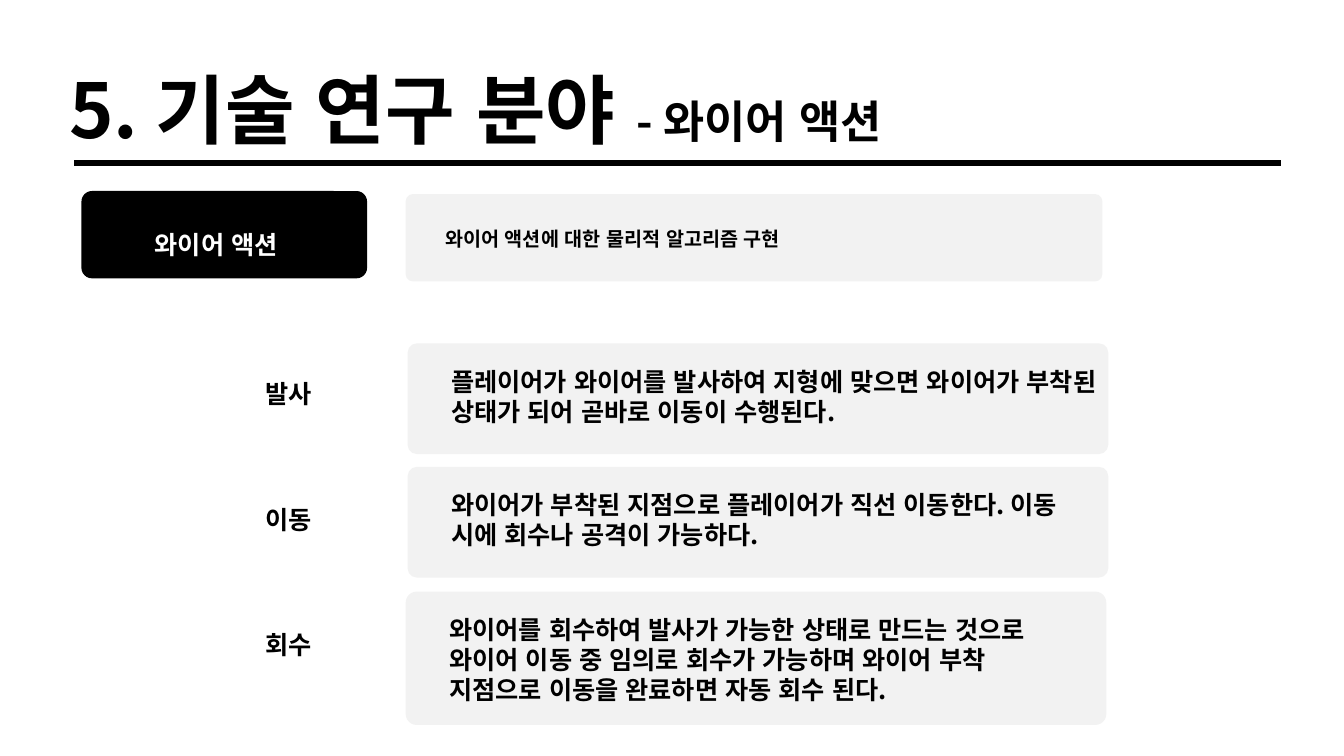
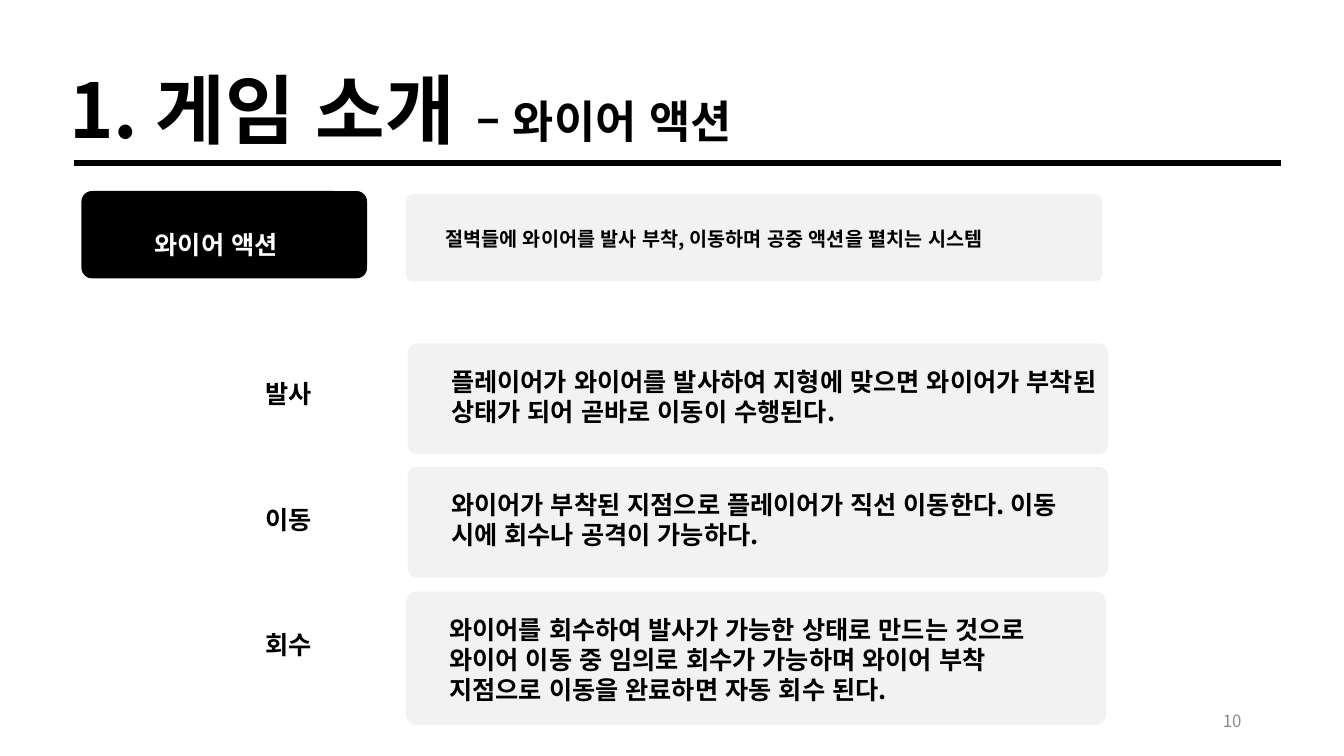
Before and after one commit to taeho-choi/wire-hunter, a slide deck: slide 10 of 문서/기획/기획발표자료.pptx (slide 14 before the commit). Drawn at 1344x756 pixels with LibreOffice and Linux fonts; fonts in the diff are those of the drawing. Boxes give left, top, right and bottom in pixels: in the first picture for what was removed or moved away, otherwise in the second. Text is boxed around its words. In the diff, an @@ line names an element or a change of style, - is before the commit and + after.

```diff
--- a/문서/기획/기획발표자료.pptx
+++ b/문서/기획/기획발표자료.pptx
@@ text at [69,74,731,145]: text changed @@
-5. 기술 연구 분야 - 와이어 액션
+1. 게임 소개 – 와이어 액션
@@ text at [445,229,982,250]: text changed @@
-와이어 액션에 대한 물리적 알고리즘 구현
+절벽들에 와이어를 발사 부착, 이동하며 공중 액션을 펼치는 시스템
@@ page number added at [1223,714,1242,727], 12 pt, text #8C8C8C @@
+10
```
Also in this commit, not shown: 16 other slides changed, 1 slide added.
